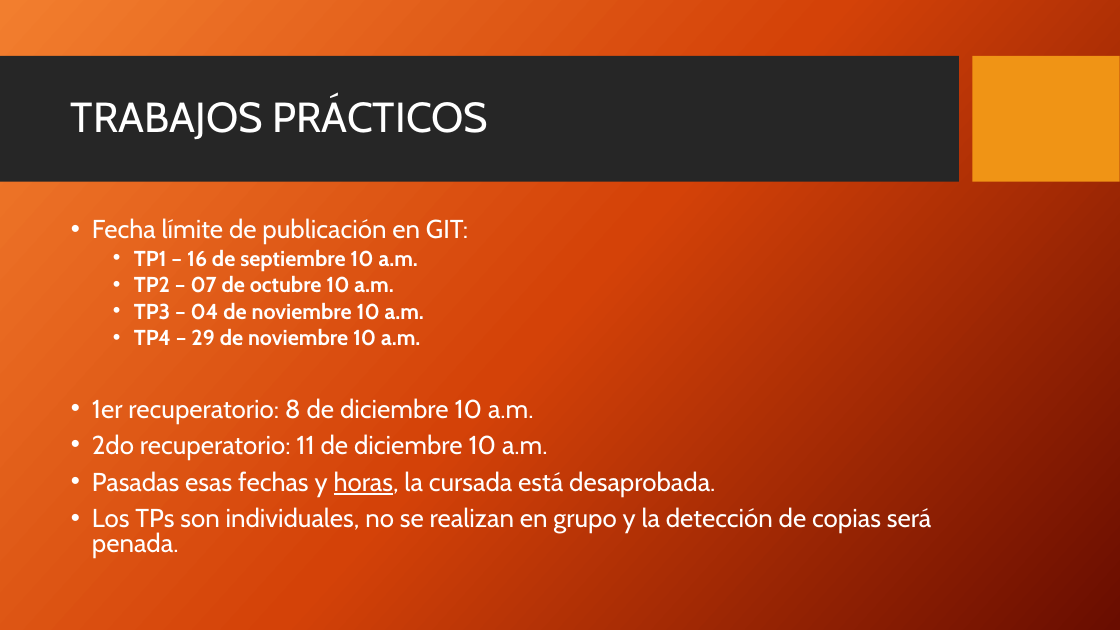
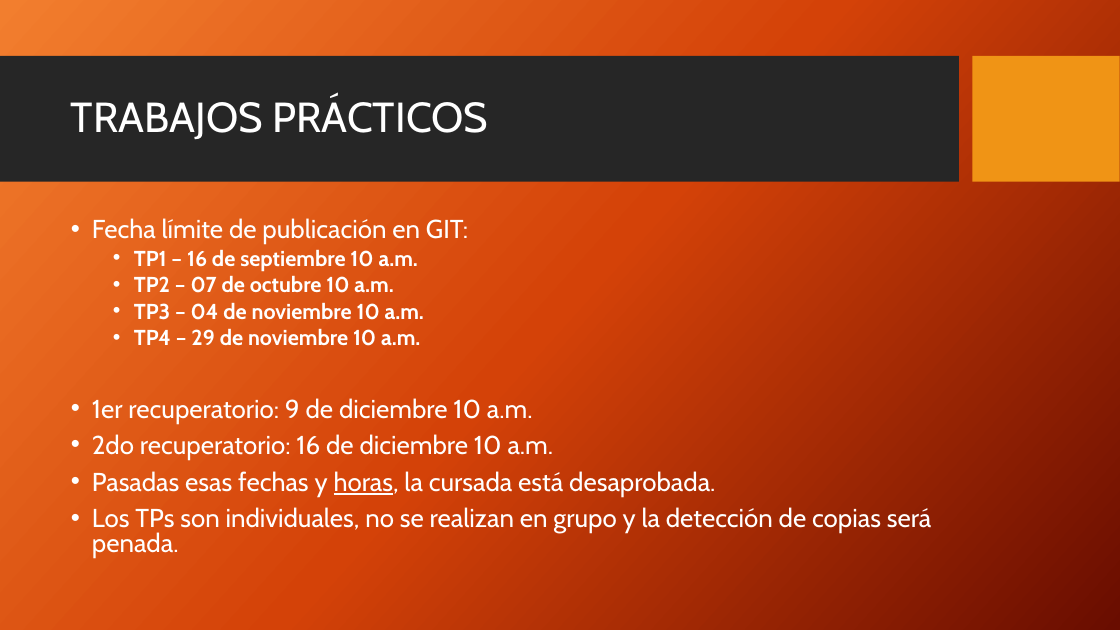
Before and after one commit to FedeDavila1984/utn_prog_y_lab_II, a slide deck: slide 11 of PPTs/Programacion y Laboratorio II-201908.pptx. Drawn at 1120x630 pixels with LibreOffice and Linux fonts; fonts in the diff are those of the drawing; background and template pictures are left out. Boxes give left, top, right and bottom in pixels: in the first picture for what was removed or moved away, otherwise in the second. Text is boxed around its words. In the diff, an @@ line names an element or a change of style, - is before the commit and + after.

Commit message:
correccion de fechas

```diff
--- a/PPTs/Programacion y Laboratorio II-201908.pptx
+++ b/PPTs/Programacion y Laboratorio II-201908.pptx
@@ text at [92,398,554,460]: text changed @@
-• 1er recuperatorio: 8 de diciembre 10 a.m.
-• 2do recuperatorio: 11 de diciembre 10 a.m.
+• 1er recuperatorio: 9 de diciembre 10 a.m.
+• 2do recuperatorio: 16 de diciembre 10 a.m.
```
